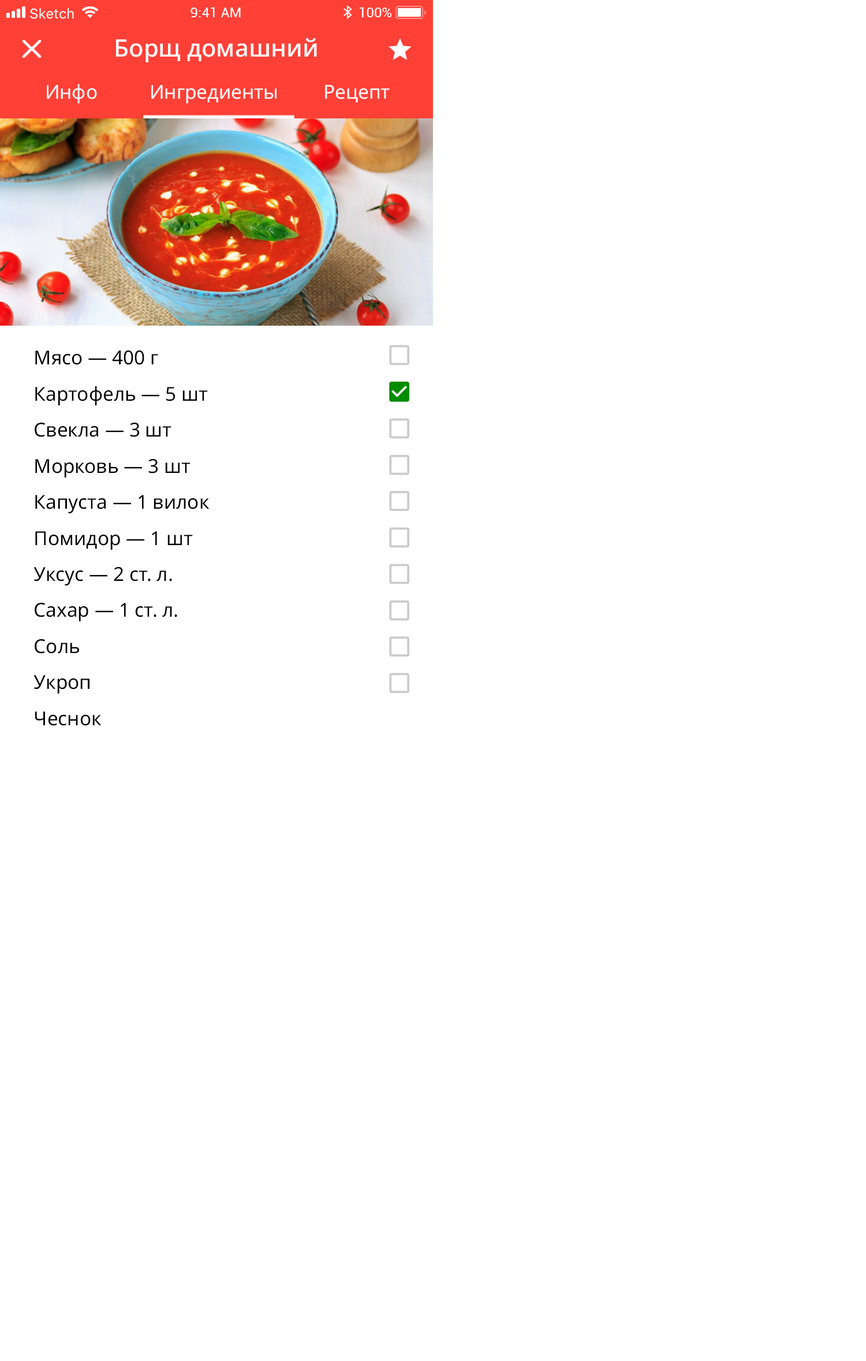
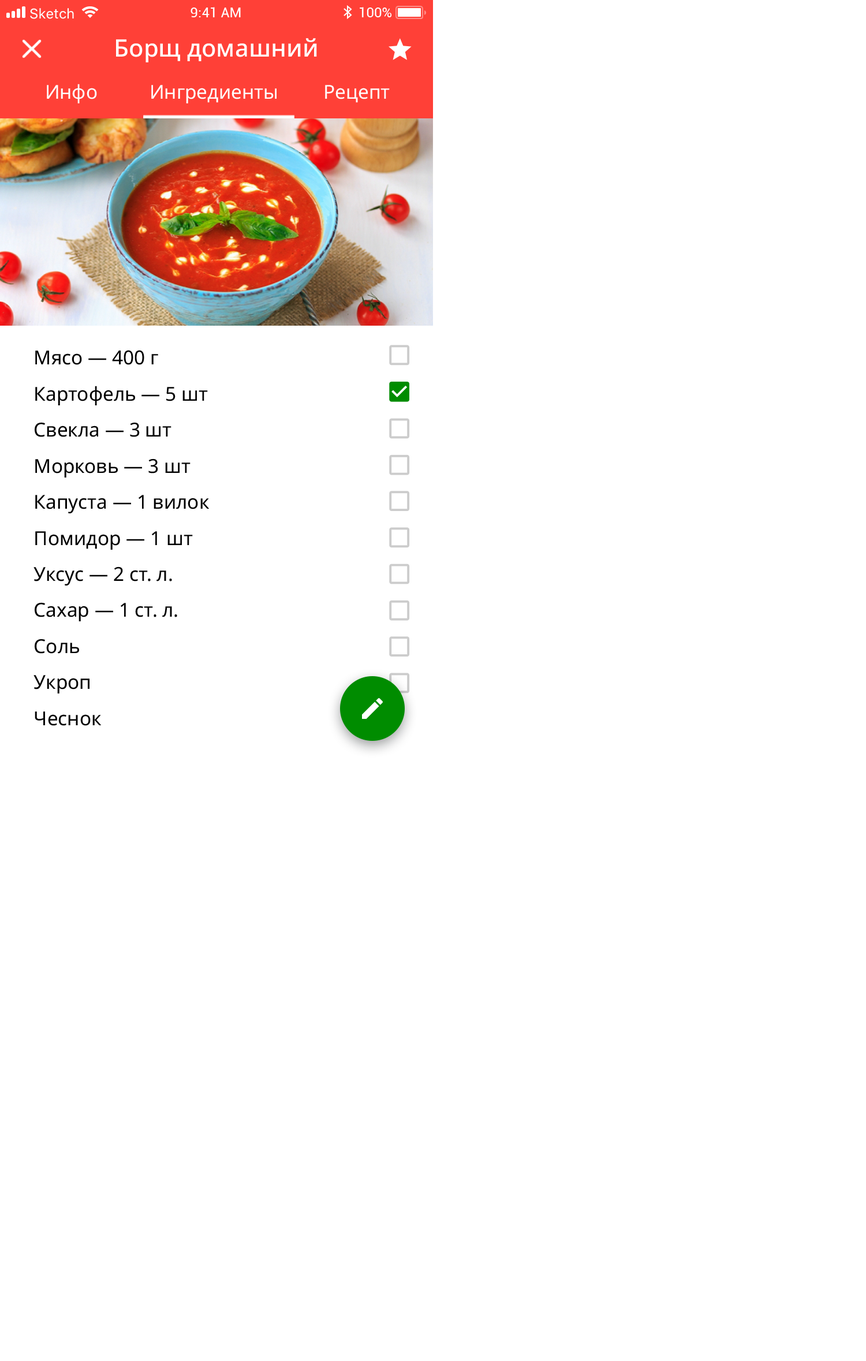
Revision of a layered 866px x 1361px image; what changed, layer by layer:
added group "fab" with 2 layers in group "smachno_ingredients" over [340, 676, 405, 742]
added layer "-e-edit" in group "fab" over [362, 698, 383, 720]
added layer "Compound Shape" (1st of 12, in "smachno_ingredients" › "fab") in group "fab" over [340, 676, 405, 742]
painted on "Compound Shape" (2nd of 12, in "smachno_ingredients" › "Group 1"), unmasked it over [46, 38, 390, 104]
painted on "Compound Shape" (3rd of 12, in "smachno_ingredients"), unmasked it over [389, 674, 411, 694]
painted on "Compound Shape" (12th of 12, in "smachno_ingredients"), unmasked it over [33, 350, 416, 757]
